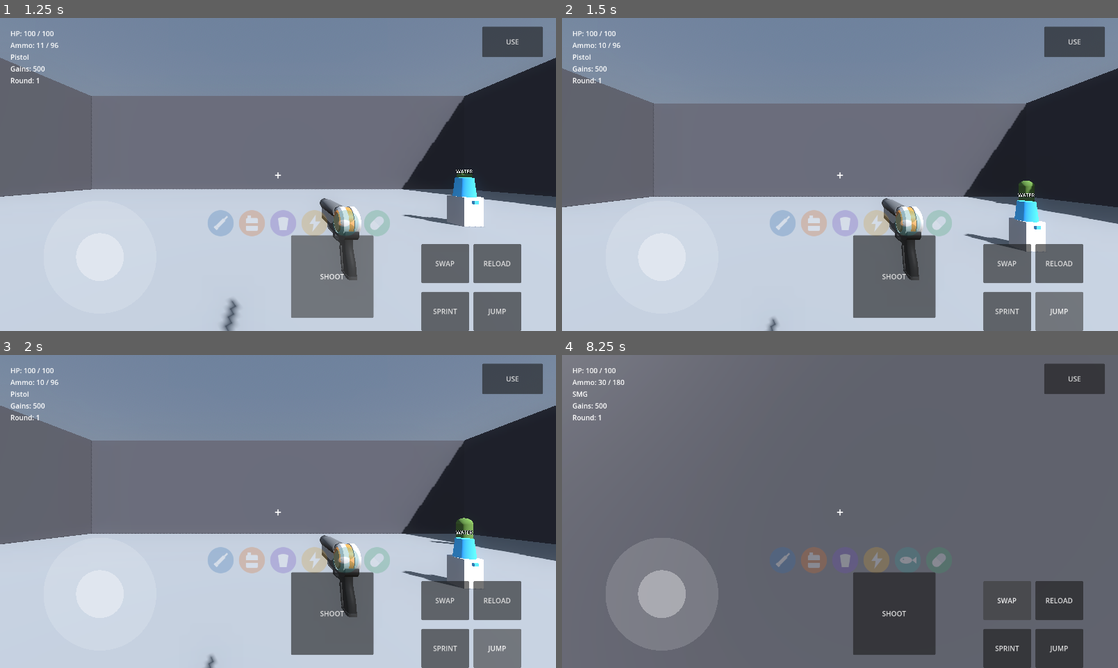
Above: before the commit, frames 1-4 (two rows, left to right).
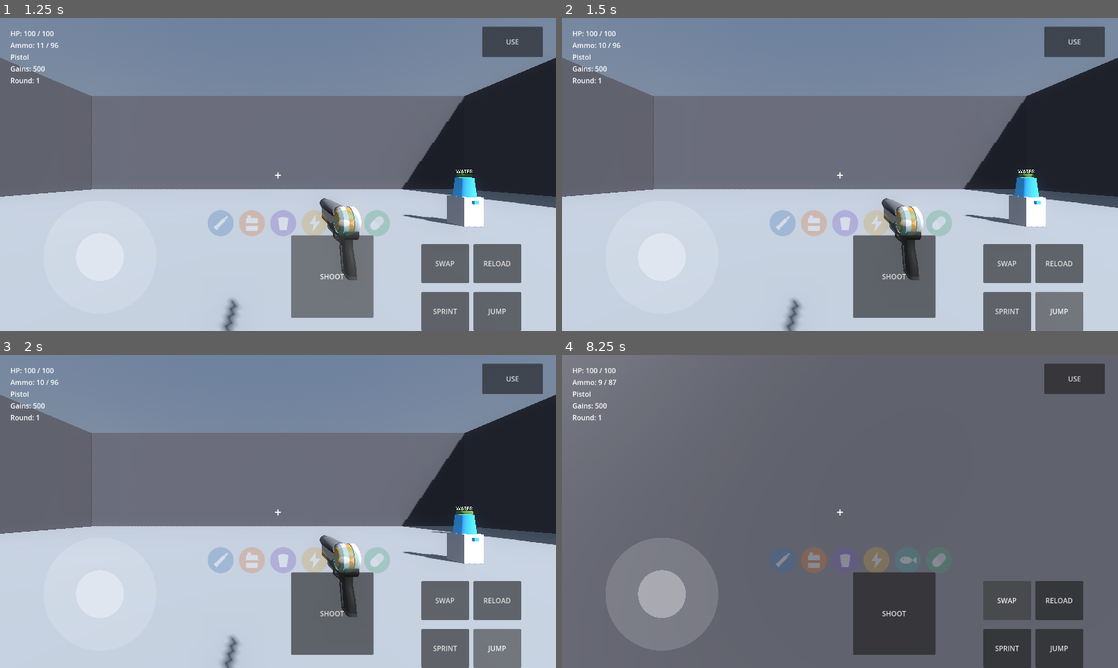
Above: after the commit, the same moments.

Repository: nateomach1-debug/jacked-undead
Game: Godot game, scene res://scenes/main/main.tscn
The game is run twice, just before and just after one commit, with the same random seed, the same clock (stepped at 60 frames per second) and the same inputs.
Inputs (mouse positions are in pixels of both pictures, inside the frame that each line leads up to):
- Up to frame 1 (1.25 s): click "SHOOT" at 0.5 s
- Up to frame 2 (1.5 s): click "JUMP" at 1.25 s
- Up to frame 3 (2 s): no input
- Up to frame 4 (8.25 s): move the mouse to (867, 511) at 2.02 s; press the mouse at (867, 511) at 2.03 s; hold W (move_forward) 2.03-7.25 s; tap F (interact) at 2.1, 4.55, 5.1 s; tap Space (jump) at 2.27, 2.57, 3.02, 3.32, 3.8, 4.35, 4.52, 4.82, 5.27, 5.57, 6.02, 6.32, 6.8 s; move the mouse to (812, 511) at 2.77 s; release the mouse at (812, 511) at 2.78 s; click (812, 511) at 2.85 s; tap Ctrl (sprint) at 3.05, 6.05 s; move the mouse to (851, 505) at 3.52 s; hold Ctrl (sprint) 3.53-4.28 s; move the mouse to (834, 517) at 4.27 s; move the mouse to (878, 514) at 5.02 s; press the mouse at (878, 514) at 5.03 s; tap R (reload) at 5.65 s; move the mouse to (795, 508) at 5.77 s; release the mouse at (795, 508) at 5.78 s; click (795, 508) at 5.85 s; move the mouse to (845, 511) at 6.52 s; hold Ctrl (sprint) 6.53-7.25 s; click "SPRINT" at 7.25 s; click "SWAP" at 8 s

Frame 1 is identical in both runs. In frame 2, 7.8% of the frame differs, in the area x 0-100%, y 12-100%; in frame 3, 7.8%; in frame 4, less than 0.1%.
Error after the commit: Invalid access to property or key 'button_down' on a base object of type 'null instance'. (res://scripts/ui/touch_controls.gd:46)

Commit message:
Refactor touch controls for new button structure

Diff:
--- a/scripts/ui/touch_controls.gd
+++ b/scripts/ui/touch_controls.gd
@@ -1,24 +1,32 @@
 extends CanvasLayer
 
 @onready var joystick: Control = $Joystick
-@onready var btn_jump: Button = $Actions/Jump
-@onready var btn_sprint: Button = $Actions/Sprint
-@onready var btn_shoot: Button = $Shoot
-@onready var btn_reload: Button = $Actions/Reload
-@onready var btn_switch: Button = $Actions/Switch
-@onready var btn_interact: Button = $Interact
+@onready var shoot_stick: Control = $ShootStick
+@onready var btn_jump: Button = $Cluster/Jump
+@onready var btn_sprint: Button = $Cluster/Sprint
+@onready var btn_reload: Button = $Cluster/Reload
+@onready var btn_use: Button = $Cluster/Use
+@onready var btn_switch: Button = $Cluster/Switch
 
 var _player: Node
+var _sprint_on: bool = false
 
 
 func _ready() -> void:
 	_bind(btn_jump, "jump")
-	_bind(btn_sprint, "sprint")
-	_bind(btn_shoot, "shoot")
 	_bind(btn_reload, "reload")
-	_bind(btn_interact, "interact")
+	_bind(btn_use, "interact")
+	btn_sprint.pressed.connect(_on_sprint_pressed)
 	btn_switch.pressed.connect(_on_switch_pressed)
 	_player = get_tree().get_first_node_in_group("player")
+
+
+func _on_sprint_pressed() -> void:
+	_sprint_on = not _sprint_on
+	if _sprint_on:
+		Input.action_press("sprint")
+	else:
+		Input.action_release("sprint")
 
 
 func _on_switch_pressed() -> void:
@@ -31,6 +39,7 @@
 		_player = get_tree().get_first_node_in_group("player")
 		return
 	_player.touch_move_vector = joystick.value
+	_player.stick_look_vector = shoot_stick.value
 
 
 func _bind(button: Button, action: String) -> void:
